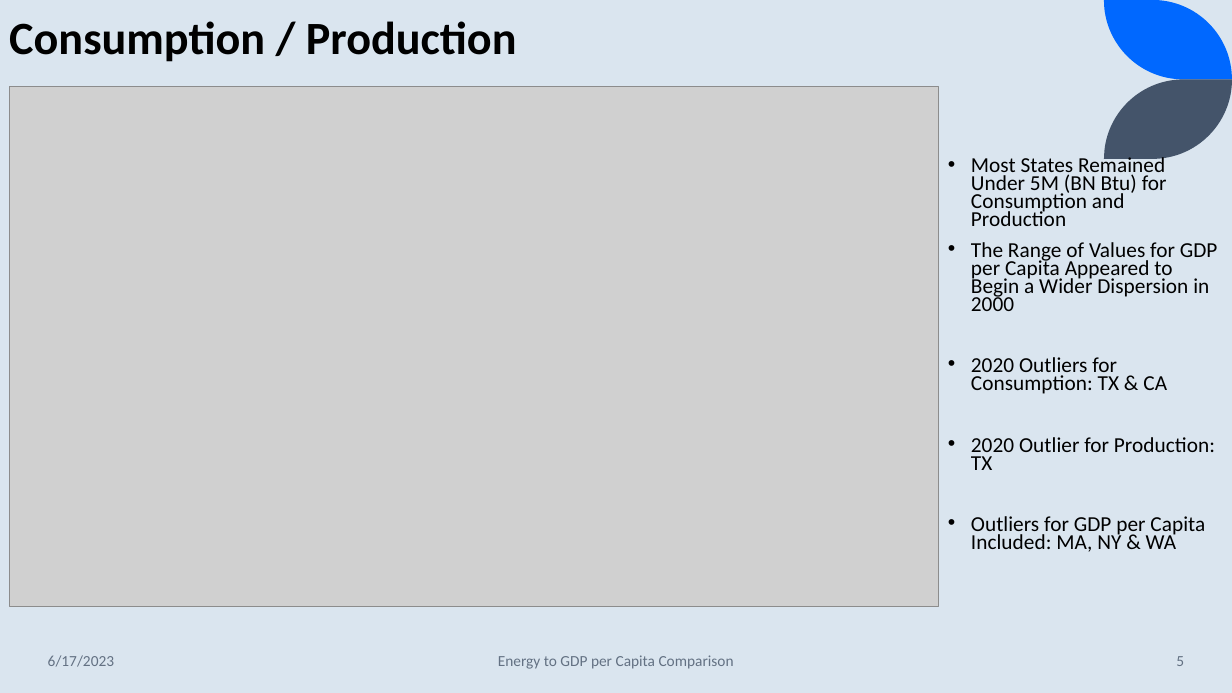
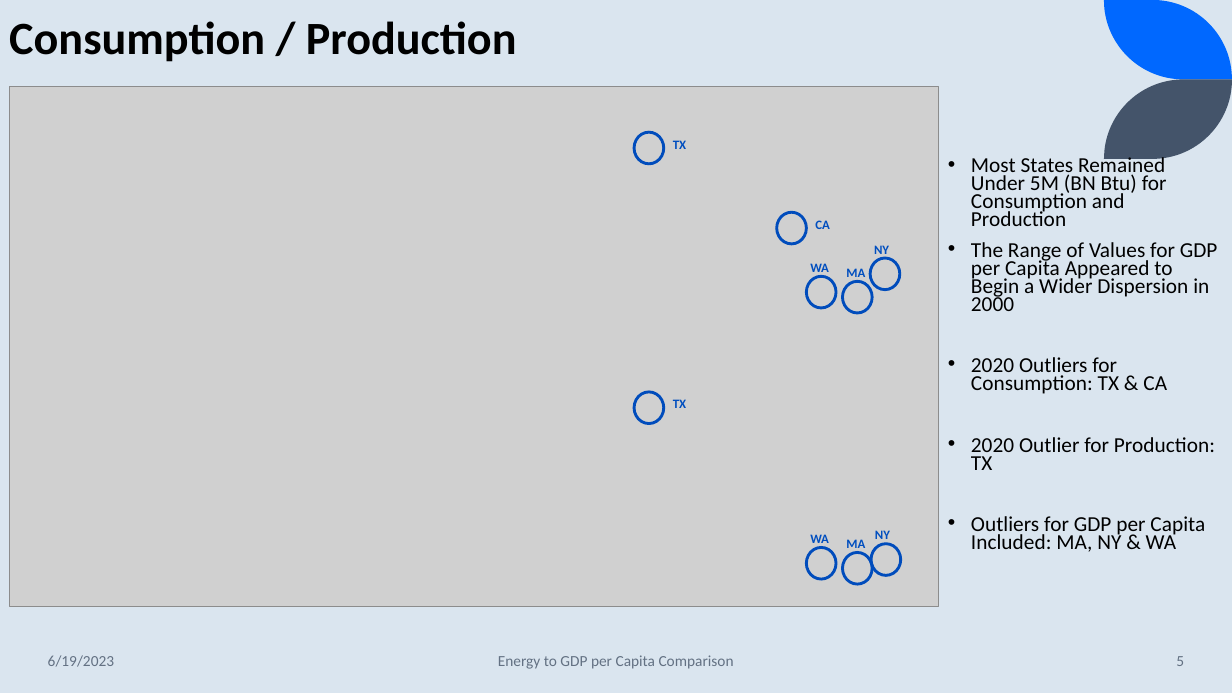
Before and after one commit to lawrence-haggerty/haggerty_energy_gdp_capstone, a slide deck: slide 5 of presentation/haggerty_energy_gdp_1.pptx. Drawn at 1232x693 pixels with LibreOffice and Linux fonts; fonts in the diff are those of the drawing; grey boxes stand for pictures. Boxes give left, top, right and bottom in pixels: in the first picture for what was removed or moved away, otherwise in the second. Text is boxed around its words. In the diff, an @@ line names an element or a change of style, - is before the commit and + after.

```diff
--- a/presentation/haggerty_energy_gdp_1.pptx
+++ b/presentation/haggerty_energy_gdp_1.pptx
@@ ellipse added at [634, 132, 664, 164], outline #004DBD 2.25 pt @@
@@ text added at [673, 140, 686, 149], 10 pt, text #004EBF, bold @@
+TX
@@ ellipse added at [777, 213, 807, 244], outline #004DBD 2.25 pt @@
@@ text added at [815, 220, 829, 229], 10 pt, text #004EBF, bold @@
+CA
@@ text added at [810, 263, 829, 276], 10 pt, text #004EBF, bold @@
+WA
@@ text added at [846, 268, 865, 281], 10 pt, text #004EBF, bold @@
+MA
@@ ellipse added at [871, 258, 900, 289], outline #004DBD 2.25 pt @@
@@ text added at [874, 245, 889, 258], 10 pt, text #004EBF, bold @@
+NY
@@ ellipse added at [807, 276, 836, 308], outline #004DBD 2.25 pt @@
@@ ellipse added at [843, 282, 872, 313], outline #004DBD 2.25 pt @@
@@ ellipse added at [634, 392, 664, 423], outline #004DBD 2.25 pt @@
@@ text added at [673, 399, 686, 408], 10 pt, text #004EBF, bold @@
+TX
@@ text added at [810, 534, 829, 547], 10 pt, text #004EBF, bold @@
+WA
@@ text added at [846, 539, 865, 552], 10 pt, text #004EBF, bold @@
+MA
@@ text added at [875, 530, 890, 544], 10 pt, text #004EBF, bold @@
+NY
@@ ellipse added at [807, 547, 836, 579], outline #004DBD 2.25 pt @@
@@ ellipse added at [843, 553, 872, 584], outline #004DBD 2.25 pt @@
@@ ellipse added at [872, 543, 901, 575], outline #004DBD 2.25 pt @@
@@ text at [48, 655, 114, 667]: text changed @@
-6/17/2023
+6/19/2023
```
Also in this commit, not shown: 37 other slides changed, 17 slides added.
